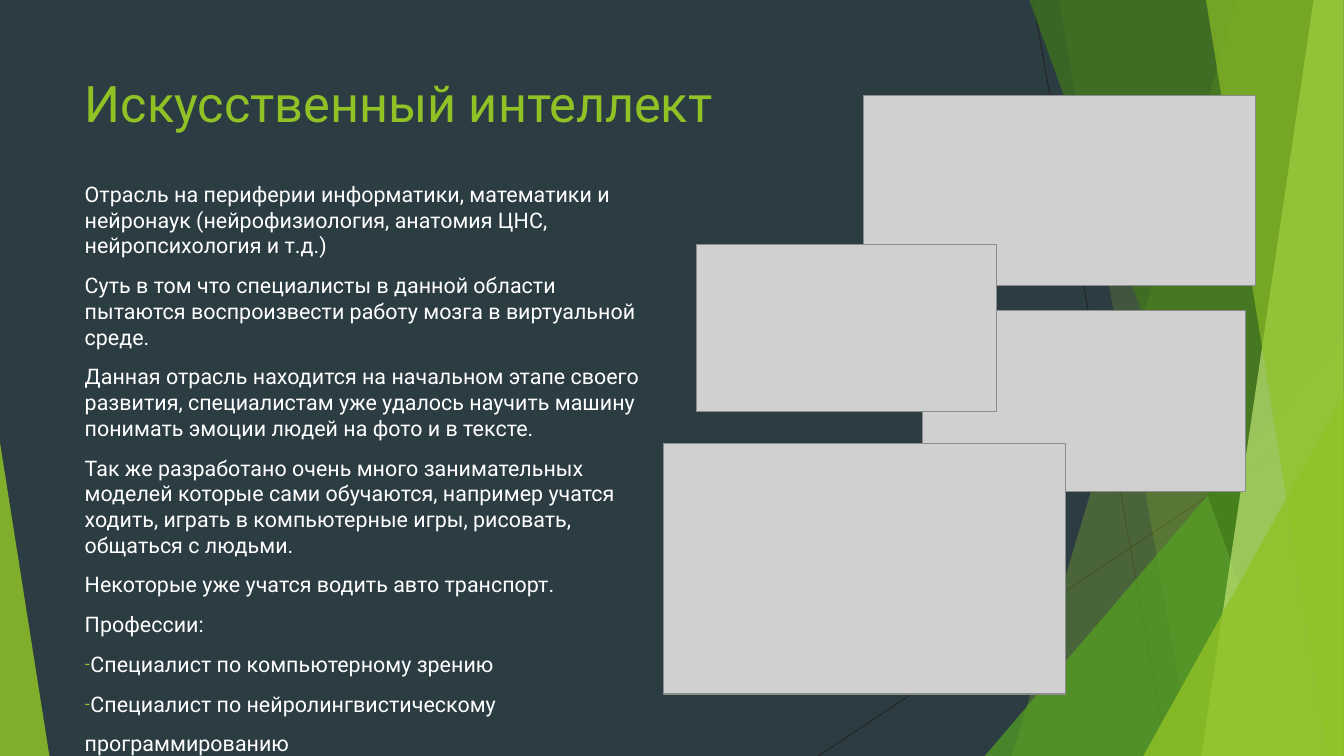
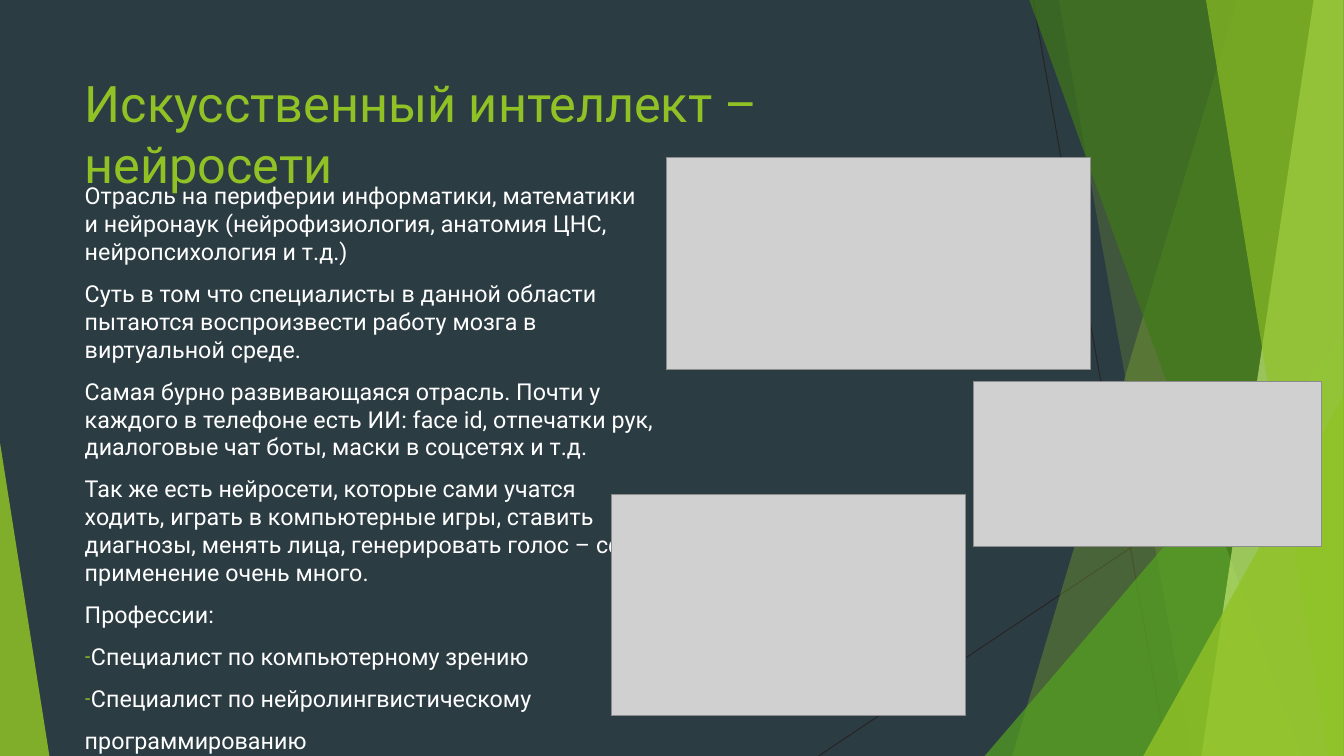
Before and after one commit to Yegor9151/for_corund, a slide deck: slide 14 of python/module 1/presentation/МК по Python.pptx. Drawn at 1344x756 pixels with LibreOffice and Linux fonts; fonts in the diff are those of the drawing; grey boxes stand for pictures. Boxes give left, top, right and bottom in pixels: in the first picture for what was removed or moved away, otherwise in the second. Text is boxed around its words. In the diff, an @@ line names an element or a change of style, - is before the commit and + after.

```diff
--- a/python/module 1/presentation/МК по Python.pptx
+++ b/python/module 1/presentation/МК по Python.pptx
@@ title at <box>85,86,712,194</box>: text changed @@
-Искусственный интеллект
+Искусственный интеллект – нейросети
@@ picture removed at <box>864,96,1256,285</box> @@
@@ picture added at <box>666,157,1091,370</box> @@
@@ text at <box>85,183,636,712</box>: size 15.3 to 16.6 pt in "Отрасль на периферии информатики, математики и нейронаук ...", "Суть в том что специалисты в данной ...", "Профессии:", "Специалист по компьютерному зрению" and 2 more places @@
@@ picture removed at <box>697,245,997,411</box> @@
@@ picture removed at <box>923,311,1246,492</box> @@
@@ text at <box>85,382,653,586</box>: text changed; size 15.3 to 16.6 pt @@
-Данная отрасль находится на начальном этапе своего развития, специалистам уже удалось научить машину понимать эмоции людей на фото и в тексте.
-Так же разработано очень много занимательных моделей которые сами обучаются, например учатся ходить, играть в компьютерные игры, рисовать, общаться с людьми.
-Некоторые уже учатся водить авто транспорт.
+Самая бурно развивающаяся отрасль. Почти у каждого в телефоне есть ИИ: face id, отпечатки рук, диалоговые чат боты, маски в соцсетях и т.д.
+Так же есть нейросети, которые сами учатся ходить, играть в компьютерные игры, ставить диагнозы, менять лица, генерировать голос – сфер применение очень много.
@@ picture added at <box>974,381,1323,546</box> @@
@@ picture: place and size @@
-picture at <box>663,444,1065,695</box>
+picture at <box>611,495,965,716</box>
```
Also in this commit, not shown: 7 other slides changed, 14 slides removed.
